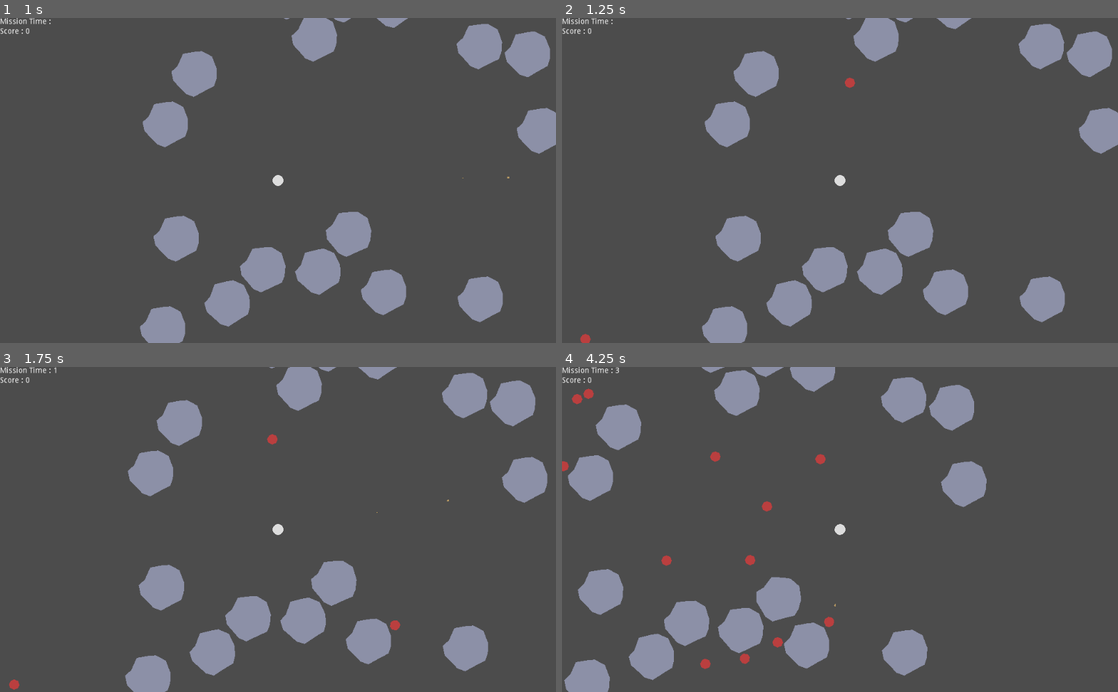
Above: before the commit, frames 1-4 (two rows, left to right).
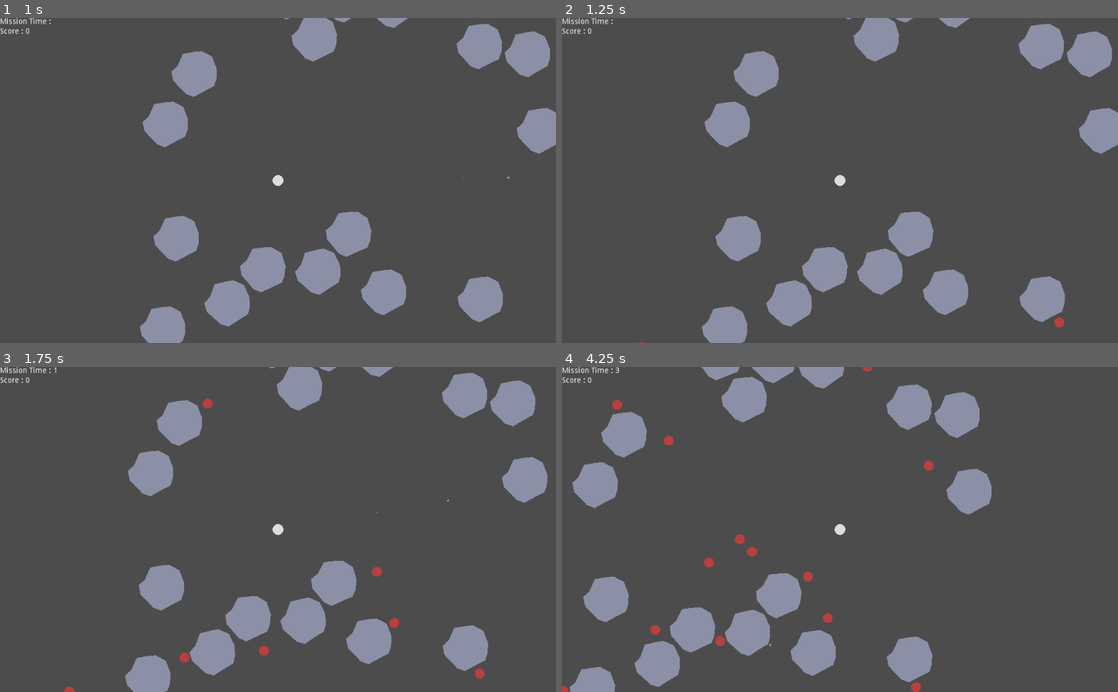
Above: after the commit, the same moments.

Repository: JeanShark-dev/godot-rock-survival
Game: Godot game, scene res://Main.tscn
Same seed, same stepped clock (60 frames per second), same inputs: the game is played once before the commit and once after it.
Inputs (mouse positions are in pixels of both pictures, inside the frame that each line leads up to):
- Up to frame 1 (1 s): click "START GAME" at 0.5 s
- Up to frame 2 (1.25 s): no input
- Up to frame 3 (1.75 s): move the mouse to (400, 513) at 1.27 s; hold D (gp_right) from 1.28 s (still down); click (400, 513) at 1.35 s
- Up to frame 4 (4.25 s): move the mouse to (728, 545) at 2.02 s; release D (gp_right) at 2.03 s; hold S (gp_down) 2.03-2.78 s; click (728, 545) at 2.1 s; move the mouse to (895, 458) at 2.77 s; hold D (gp_right) 2.78-3.53 s; click (895, 458) at 2.85 s; move the mouse to (812, 594) at 3.52 s; hold W (gp_up) from 3.53 s (still down); click (812, 594) at 3.6 s

Frame 1 is identical in both runs. In frame 2, 0.2% of the frame differs, in the area x 3-91%, y 0-100%; in frame 3, 0.5%; in frame 4, 7.5%, in the area x 0-78%, y 0-100%.

Commit message:
added player hp and deaþ, adjusted enemy speed and vision

Diff:
--- a/ContextObstacle.tscn
+++ b/ContextObstacle.tscn
@@ -2,13 +2,13 @@
 
 [sub_resource type="PhysicsMaterial" id=3]
 resource_local_to_scene = true
-absorbent = true
+rough = true
 
 [sub_resource type="CircleShape2D" id=2]
 radius = 45.0111
 
 [node name="ContextObstacle" type="RigidBody2D"]
-mass = 3836.06
+mass = 65535.0
 physics_material_override = SubResource( 3 )
 continuous_cd = 2
 
--- a/Main.gd
+++ b/Main.gd
@@ -33,9 +33,11 @@
 		var foe = load("swarm.tscn").instance()
 		foe.maxHP = randi()%250
 		foe.target = $PlayerContainer/PlayerRBody.position
-		foe.speed = randi()%200
+		foe.speed = rand_range(50,250)
 		foe.attackRange = randi()%50
 		foe.position = Vector2(randi()%1000 -500, randi()%1000 -500)
+		var vis = rand_range(0.5,4)
+		foe.get_node("EnemyVision").get_node("EnemyVisionField").scale = Vector2(vis, vis)
 		foe.connect("dead", self, "_on_EnemyRBody_dead")
 		$EnemyContainer.add_child(foe)
 		spawnBucket -= spawnThreshhold
--- a/PlayerContainer.gd
+++ b/PlayerContainer.gd
@@ -1,6 +1,10 @@
 extends Node2D
 
 var handPosition = Vector2()
+var hpMax = 130
+var apMax = 25
+var ap
+var hp
 signal scoreAdd(scorePlus)
 
 func _ready():
@@ -9,10 +13,36 @@
 	var parent = get_parent()
 	parent.connect("scoreAdd", self, "_on_Main_scoreAdd")
 	parent.emit_signal("scoreAdd", 0)
+	hp = hpMax
+	ap = apMax
 
 func _process(_delta):
 	handPosition = get_node("PlayerRBody").position
 	get_node("ProjectileContainer/Gun9mm").set_position(handPosition)
+	if Input.is_action_just_pressed("DEBUG1"):
+		takeDamage(10)
+
+func takeDamage(damageNum):
+	if ap > 0:
+		if damageNum > ap:
+			damageNum -= ap
+			ap -= ap
+		else:
+			ap -= damageNum
+			damageNum -= damageNum
+	hp -= damageNum
+	print (ap, ", ", hp)
+	if hp <= 0:
+		die()
+
+func die():
+	var parent = get_parent()
+	parent.reset()
 
 func _on_Main_scoreAdd(scorePlus):
 	emit_signal("scoreAdd", scorePlus)
+
+
+func _on_PlayerRBody_takingDamage(damageNum, damageSource):
+	if damageSource != "Player":
+		takeDamage(damageNum)
--- a/PlayerContainer.tscn
+++ b/PlayerContainer.tscn
@@ -61,3 +61,4 @@
 rect_min_size = Vector2( 720, 480 )
 
 [connection signal="scoreAdd" from="." to="Node2D/GameUI" method="_on_PlayerContainer_scoreAdd"]
+[connection signal="takingDamage" from="PlayerRBody" to="." method="_on_PlayerRBody_takingDamage"]
--- a/PlayerMovementBase.gd
+++ b/PlayerMovementBase.gd
@@ -2,6 +2,7 @@
 
 export (float) var baseMoveSpeed
 var moveVelocity = Vector2()
+signal takingDamage(damageNum, damageSource)
 
 func GetMoveInput():
 	moveVelocity = Vector2()
--- a/swarm.gd
+++ b/swarm.gd
@@ -14,7 +14,6 @@
 var dying = false
 var canAttack = true
 
-
 func _physics_process(delta):
 	if position.distance_to(target) > attackRange+20:
 		apply_central_impulse(position.direction_to(target)*speed)
@@ -25,15 +24,15 @@
 		$GiveUpTimer.start()
 	if seesPlayer:
 		target = targetObject.position
+	if position.distance_to(target) < attackRange:
+		pass #once attack function is done, add here
 
 func takeDamage(damageNum):
+	if dying:
+		pass
 	incomingDamage = damageNum
 	HP -= incomingDamage
 	incomingDamage -= incomingDamage
-	#canTakeDamage = false
-	#$IFrameTimer.start()
-	if dying:
-		pass
 	if HP <= 0:
 		dying = true
 		die()
@@ -65,10 +64,6 @@
 	queue_free()
 
 
-func _on_IFrameTimer_timeout():
-	canTakeDamage = true
-
-
 func _on_EnemyRBody_takingDamage(damageNum, damageSource):
 	takeDamage(damageNum)
 	#print("OW! Took ", damageNum,  " damage from ", damageSource, "!")
--- a/swarm.tscn
+++ b/swarm.tscn
@@ -85,12 +85,8 @@
 [node name="DeaþTimer" type="Timer" parent="."]
 one_shot = true
 
-[node name="IFrameTimer" type="Timer" parent="."]
-wait_time = 0.01
-one_shot = true
 [connection signal="takingDamage" from="." to="." method="_on_EnemyRBody_takingDamage"]
 [connection signal="body_shape_entered" from="EnemyVision" to="." method="_on_EnemyVision_body_shape_entered"]
 [connection signal="body_shape_exited" from="EnemyVision" to="." method="_on_EnemyVision_body_shape_exited"]
 [connection signal="timeout" from="GiveUpTimer" to="." method="_on_GiveUpTimer_timeout"]
 [connection signal="timeout" from="DeaþTimer" to="." method="_on_DeaTimer_timeout"]
-[connection signal="timeout" from="IFrameTimer" to="." method="_on_IFrameTimer_timeout"]
